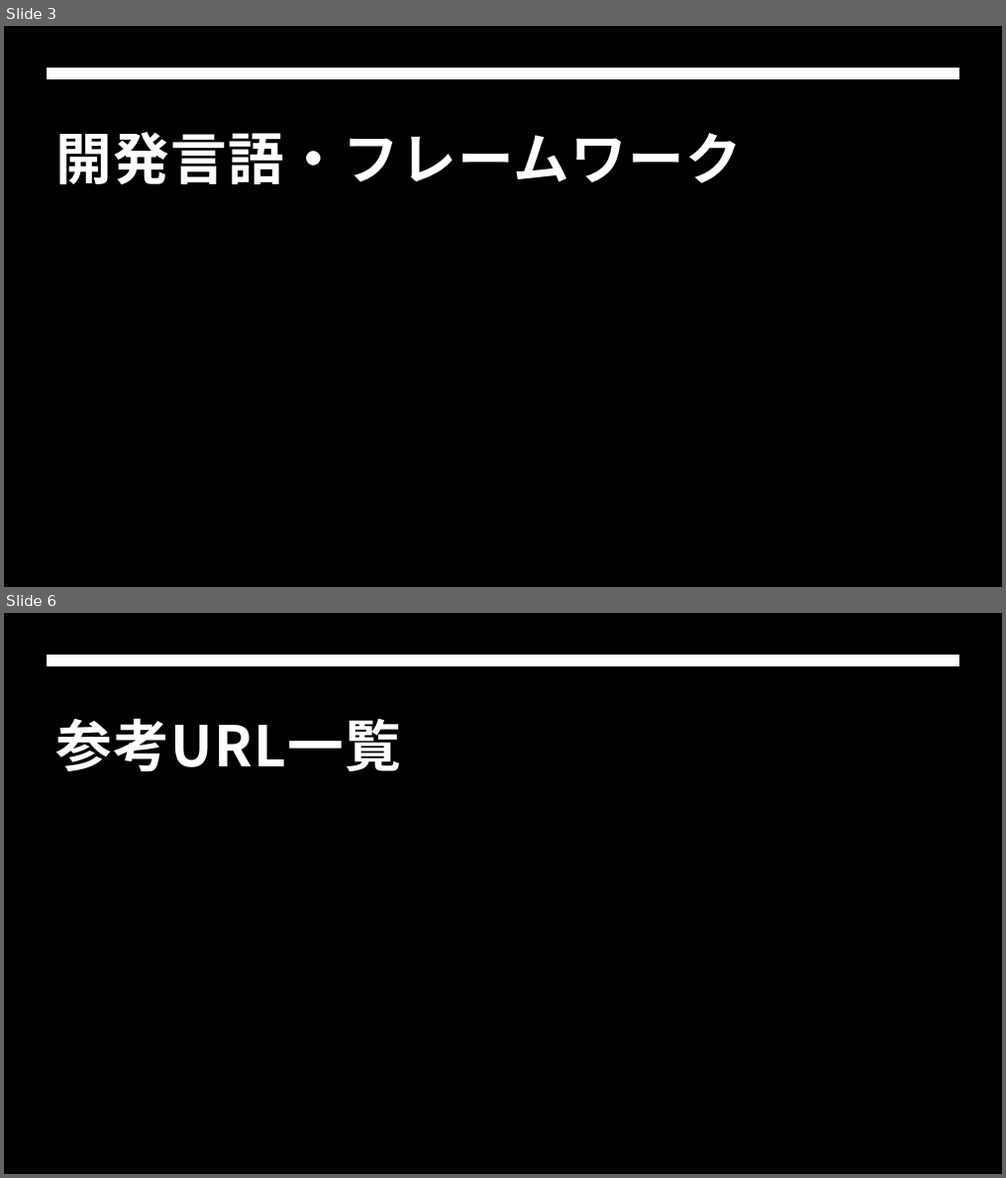
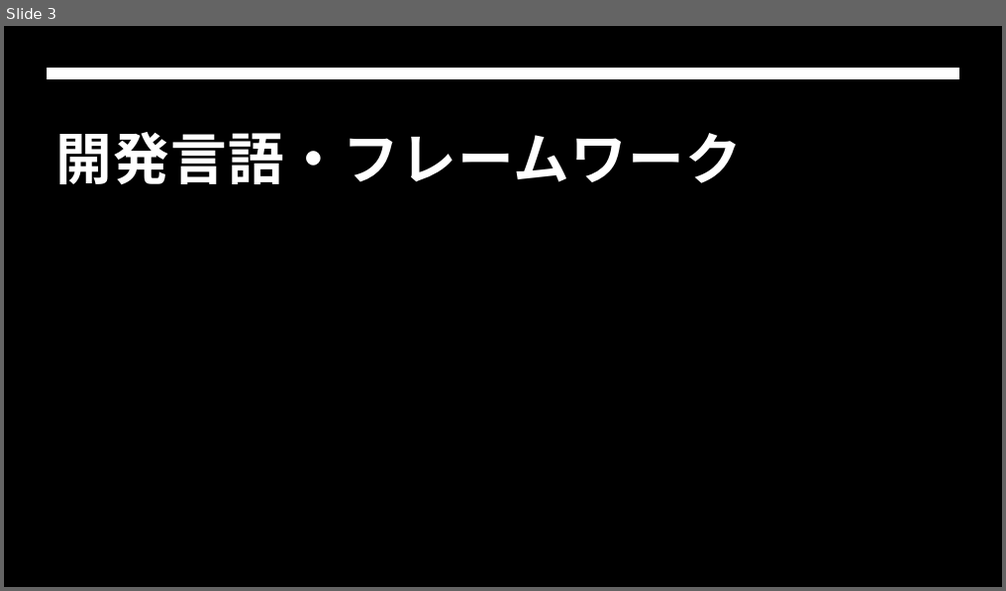
Before and after one commit to Haru62129/flutterapp, a slide deck: Flutter.pptx. Shown one above the other, each under a label of ours: slides 3 and 6 before the commit, slide 3 after it; the slides between them are not shown. The pictures are 1006x1178 and 1006x591 pixels, drawn with LibreOffice and Linux fonts; fonts in the diff are those of the drawing; background and template pictures are left out. Boxes give left, top, right and bottom in pixels: in the first picture for what was removed or moved away, otherwise in the second. Text is boxed around its words. In the diff, an @@ line names an element or a change of style, - is before the commit and + after.

```diff
--- a/Flutter.pptx
+++ b/Flutter.pptx
@@ slide 6 removed at (4, 613, 1002, 1174), background picture (left out); not listed: 1 template element that a slide beside it also shows @@
@@ title removed at (55, 718, 401, 771) @@
-参考URL一覧
```
Also in this commit, not shown: 4 slides changed, 1 slide added, 2 other files.
